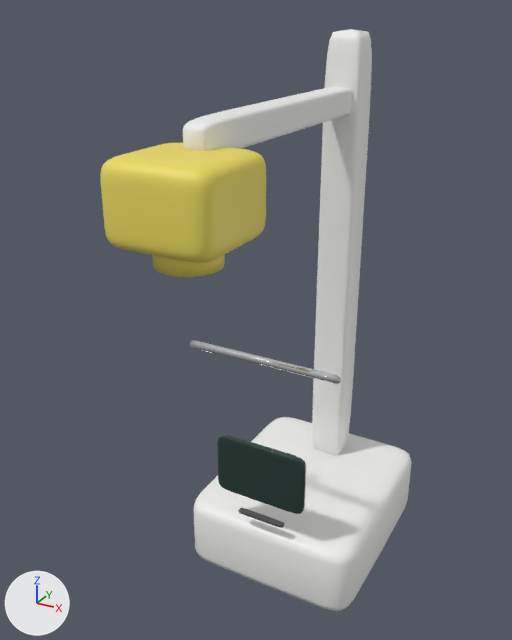
Before and after pictures for a commit that changed the glTF model assets/models/props/xray.glb.
One viewpoint serves both versions: a 50 mm camera at (0.859, -1.95, 1.857) aimed at (-0.082, -0.24, 1.001). Lighting does not change. The marker at lower left points along +X, +Y and +Z. The picture after the commit comes second. Where no turn or scale is listed for an object, it has been applied to the vertices.

Names of what the first picture shows: 'Arm', 'Base', 'Column', 'Emitter', 'Handle', 'Panel' and 1 more.
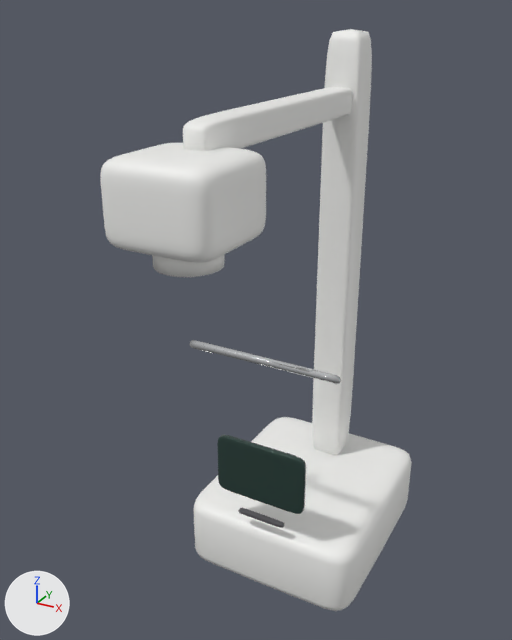
Pixel boxes [x1, y1, x2, y2] of what changed, in the pictures (512 x 640 px):
'Emitter', recoloured (yellow to white)
    both: [100, 143, 266, 277]

The change, as a diff of the scene's bpy script:
```diff
--- a/assets/models/props/xray.glb.py
+++ b/assets/models/props/xray.glb.py
@@ me_emitter @@
 me_emitter.from_pydata(...)  # 842 vertices, 1600 faces; spans x -0.14..0.14, y -0.14..0.14, z -0.27..-0.02
-me_emitter.materials.append(mat_yellow_plastic)  # yellow #eddc60
+me_emitter.materials.append(mat_plastic)  # white #f1f1ee
```
